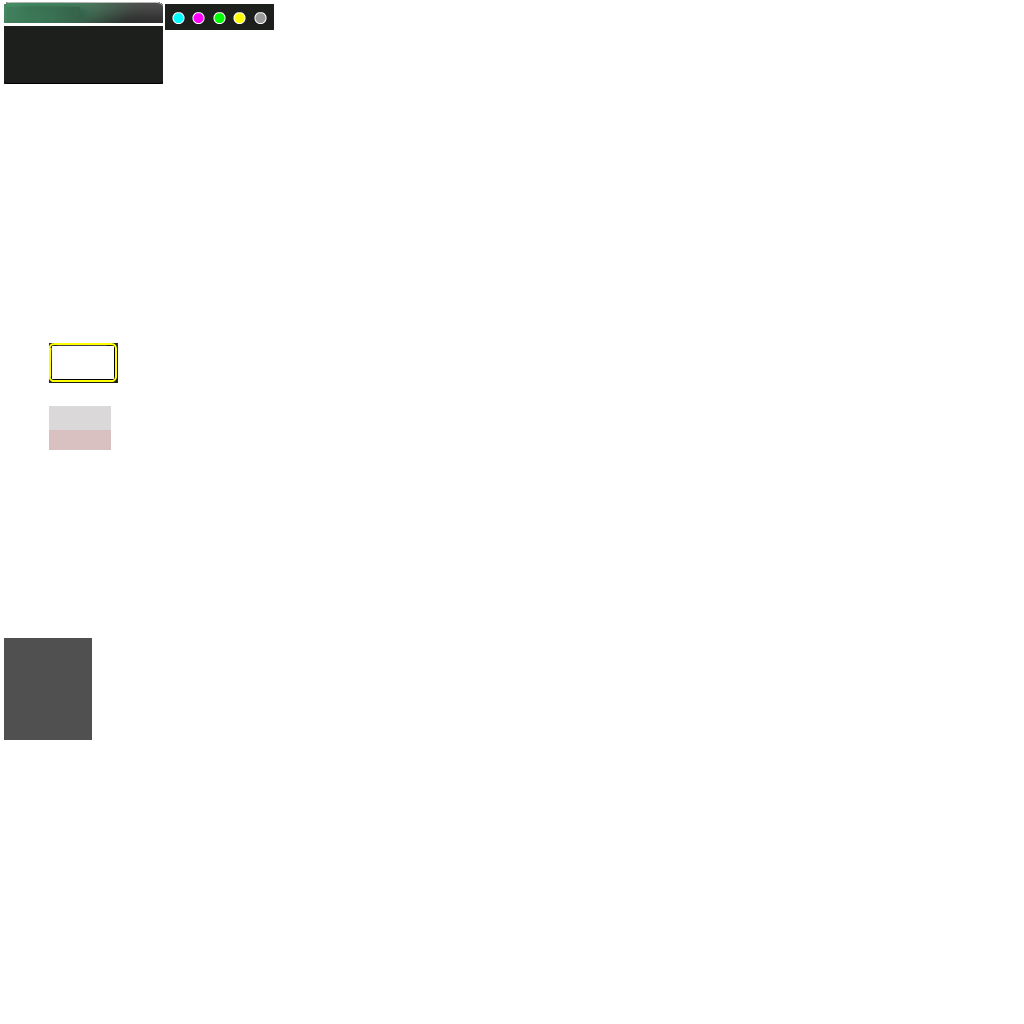
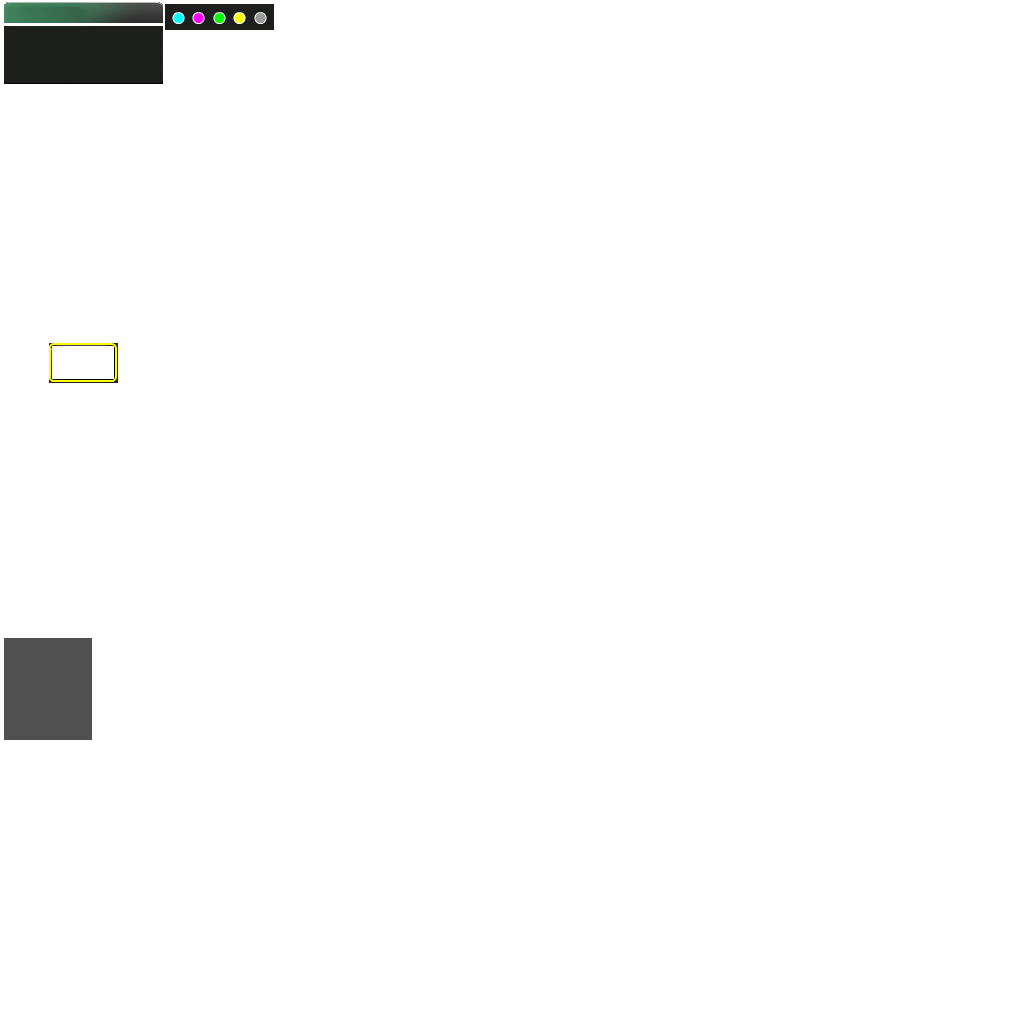
The second 1024 × 1024 image is a revision of the first. Changes to its layers:
painted on "图层 21" over [49, 406, 111, 450]
